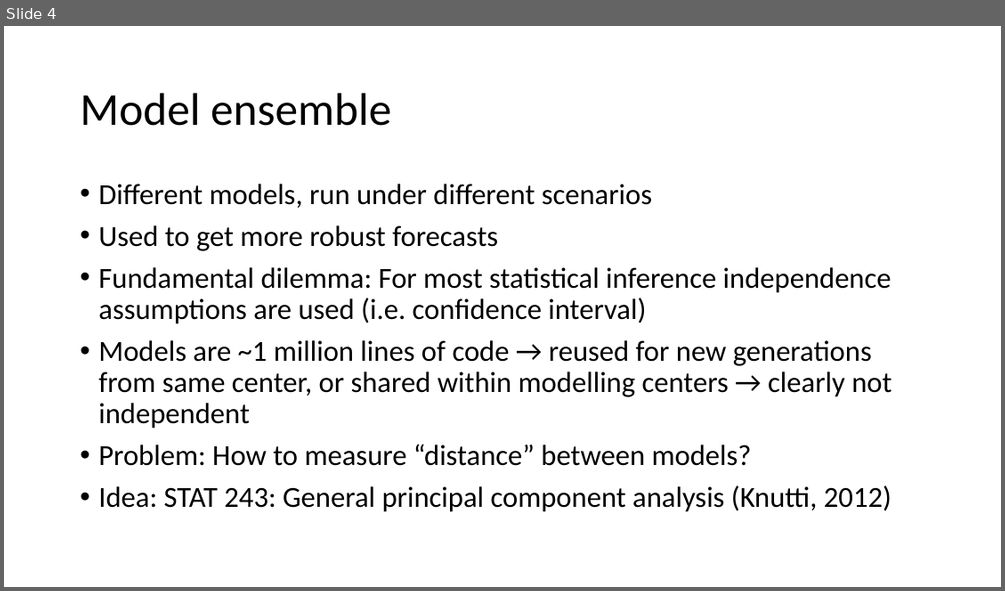
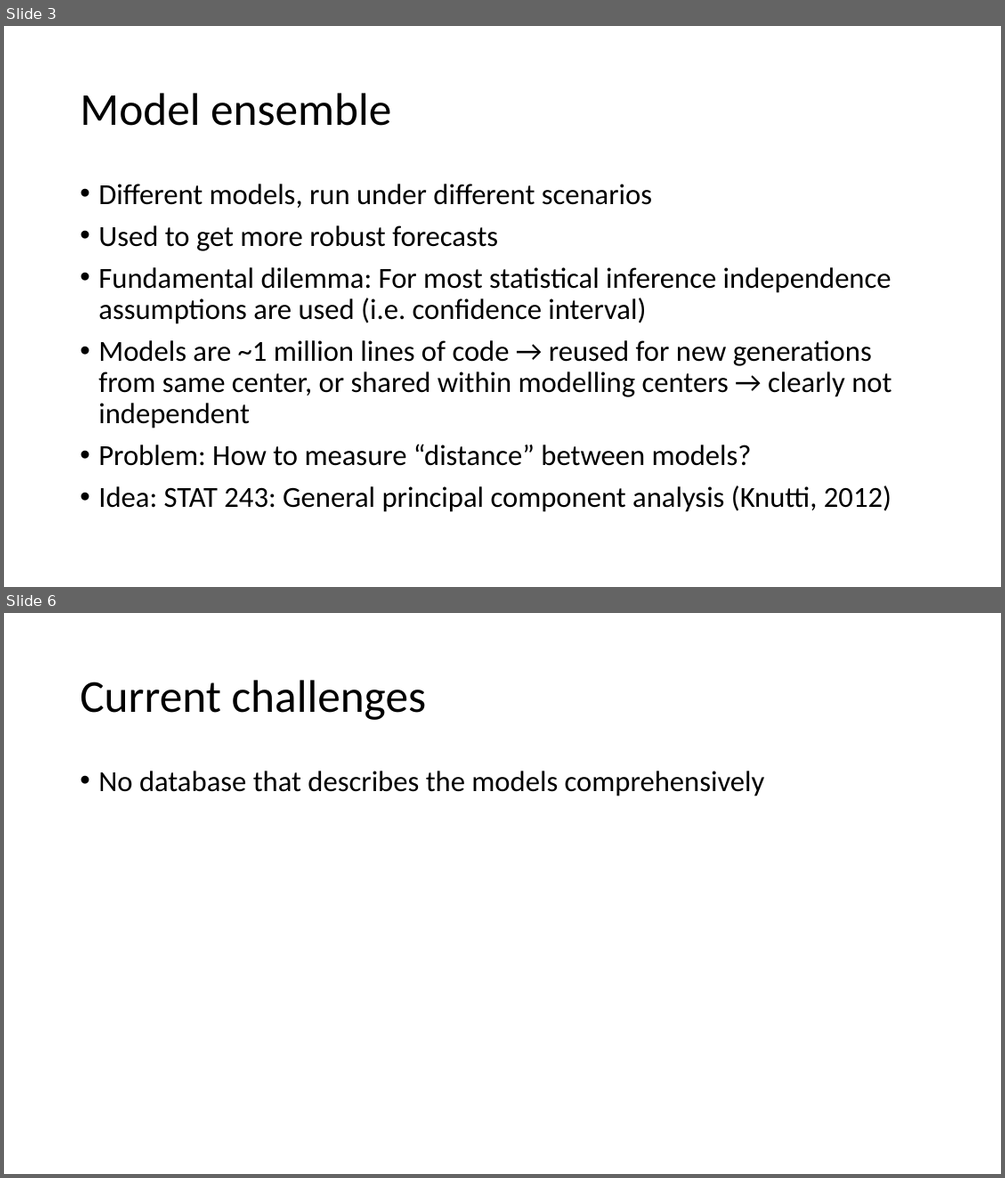
Before and after one commit to fussballball/stat222, a slide deck: Presentation 1 Climate Change Problem.pptx. Shown one above the other, each under a label of ours: slide 4 before the commit, slides 3 and 6 after it; the slides between them are not shown. The pictures are 1005x591 and 1005x1178 pixels, drawn with LibreOffice and Linux fonts; fonts in the diff are those of the drawing. Boxes give left, top, right and bottom in pixels: in the first picture for what was removed or moved away, otherwise in the second. Text is boxed around its words. In the diff, an @@ line names an element or a change of style, - is before the commit and + after.

```diff
--- a/Presentation 1 Climate Change Problem.pptx
+++ b/Presentation 1 Climate Change Problem.pptx
@@ slide 6 added at [4,613,1001,1174], background #FFFFFF @@
@@ title added at [80,680,426,720], 44 pt, text #000000 @@
+Current challenges
@@ text added at [98,771,765,796], 28 pt, text #000000 @@
+• No database that describes the models comprehensively
@@ what was slide 4 is now slide 3 @@
```
Also in this commit, not shown: 3 slides changed, 1 slide removed, 1 other file.
